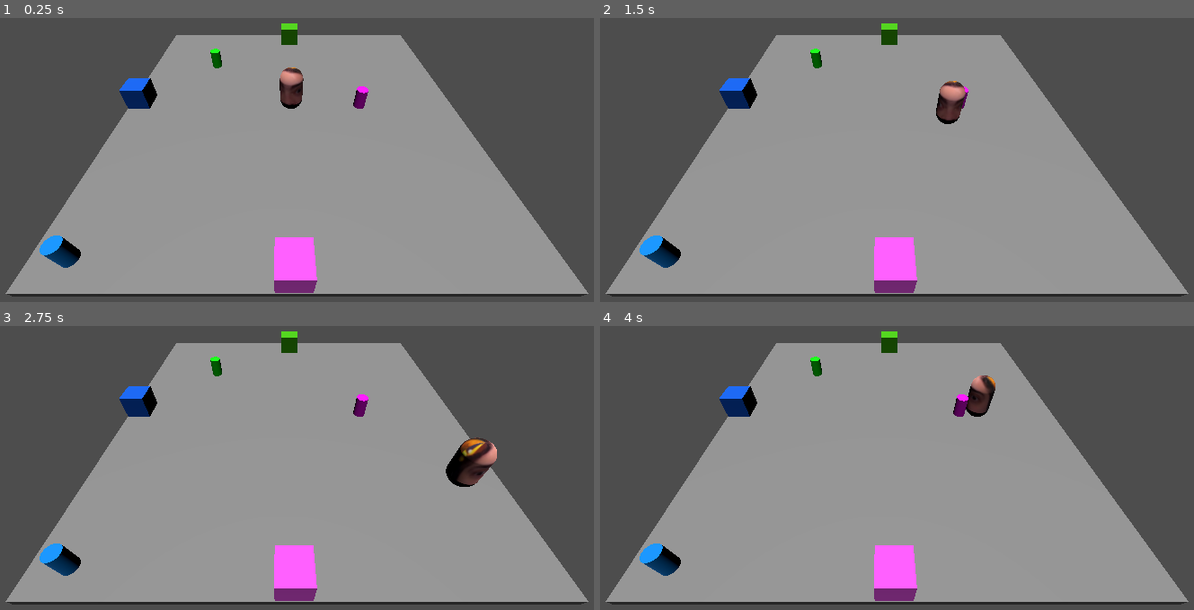
Above: before the commit, frames 1-4 (two rows, left to right).
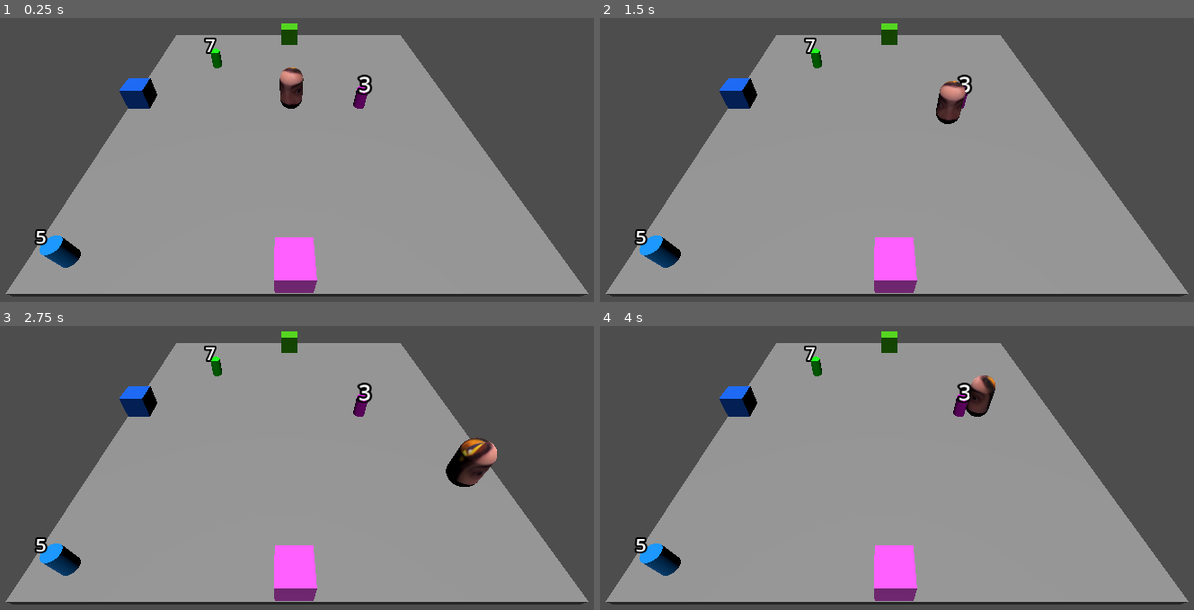
Above: after the commit, the same moments.

Repository: perilao/Project_Peleja
Game: Godot game, scene res://Scenes/level1.tscn
Same seed, same stepped clock (60 frames per second), same inputs: the game is played once before the commit and once after it. Before the commit the project has no main scene; this scene is started directly in both runs.
Inputs:
- Up to frame 1 (0.25 s): no input
- Up to frame 2 (1.5 s): tap Enter at 0.5 s; hold Right (ui_right) 0.53-1.28 s; tap Space (ui_grab) at 0.6 s; tap E (ui_interact) at 0.8, 1.35 s; hold Down (ui_down) from 1.28 s (still down)
- Up to frame 3 (2.75 s): tap Space (ui_grab) at 1.55, 2.1 s; release Down (ui_down) at 2.03 s; hold Right (ui_right) from 2.03 s (still down); tap E (ui_interact) at 2.3 s
- Up to frame 4 (4 s): release Right (ui_right) at 2.78 s; hold Up (ui_up) 2.78-3.53 s; tap E (ui_interact) at 2.85, 3.8 s; tap Space (ui_grab) at 3.05, 3.6 s; hold Left (ui_left) from 3.53 s (still down)

The runs differ from the first frame. In frame 1, 0.3% of the frame differs, in the area x 5-63%, y 6-81%; in frame 2, 0.3%; in frame 3, 0.3%; in frame 4, 0.3%.

Commit message:
commit do contador de item
coloquei um contador de item nos objetos

Diff:
--- a/Scenes/level1.tscn
+++ b/Scenes/level1.tscn
@@ -249,7 +249,14 @@
 lock_rotation = true
 freeze = true
 script = ExtResource("4_lyd6k")
-item_type = "baixo"
+
+[node name="Label3D" type="Label3D" parent="Itens/Item1/item1_rb" unique_id=952430070]
+transform = Transform3D(1, 0, 0, 0, 1, 0, 0, 0, 1, 3.1774085, 0.20284319, 0)
+top_level = true
+pixel_size = 0.03
+offset = Vector2(0, 2)
+billboard = 1
+text = "3"
 
 [node name="meshitem1" type="MeshInstance3D" parent="Itens/Item1/item1_rb" unique_id=89069681 groups=["pickable"]]
 unique_name_in_owner = true
@@ -282,7 +289,15 @@
 lock_rotation = true
 freeze = true
 script = ExtResource("4_lyd6k")
-item_type = "cima"
+uses = 7
+
+[node name="Label3D" type="Label3D" parent="Itens/Item2/item2_rb" unique_id=55412237]
+transform = Transform3D(0.99999964, 0, -0.0008726645, 0, 1, 0, 0.0008726645, 0, 0.99999964, -4.2360106, 0.20953095, -3.5452728)
+top_level = true
+pixel_size = 0.03
+offset = Vector2(0, 2)
+billboard = 1
+text = "7"
 
 [node name="meshitem2" type="MeshInstance3D" parent="Itens/Item2/item2_rb" unique_id=1475696613 groups=["pickable"]]
 unique_name_in_owner = true
@@ -315,7 +330,15 @@
 lock_rotation = true
 freeze = true
 script = ExtResource("4_lyd6k")
-item_type = "lado"
+uses = 5
+
+[node name="Label3D" type="Label3D" parent="Itens/Item3/item3_rb" unique_id=431487255]
+transform = Transform3D(0.5, 0, 0, 0, 0.45, 0, 0, 0, 0.5, -6.2889237, 0.39683145, 6.6562176)
+top_level = true
+pixel_size = 0.03
+offset = Vector2(0, 2)
+billboard = 1
+text = "5"
 
 [node name="meshitem3" type="MeshInstance3D" parent="Itens/Item3/item3_rb" unique_id=1410532934 groups=["pickable"]]
 unique_name_in_owner = true
--- a/Scripts/ItemStock.gd
+++ b/Scripts/ItemStock.gd
@@ -1,3 +1,30 @@
 extends RigidBody3D
 
 @export var item_type: String = ""
+@export var uses: int = 3
+
+@onready var label: Label3D = get_node_or_null("Label3D")
+
+
+func _ready():
+	update_label()
+
+
+func use_item():
+	if uses <= 0:
+		return
+
+	uses -= 1
+	update_label()
+
+	print("Usos:", uses)
+
+	if uses <= 0:
+		#não destrói imediatamente
+		await get_tree().process_frame
+		queue_free()
+
+
+func update_label():
+	if label != null:
+		label.text = str(uses)
--- a/Scripts/PlayerMovement.gd
+++ b/Scripts/PlayerMovement.gd
@@ -1,65 +1,103 @@
 extends CharacterBody3D
-#VARIAVEIS
+
+# VARIAVEIS
 @export var SPEED = 5.0
 @export var ROTATION_SPEED = 10.0
+
 @onready var player_raycast: RayCast3D = $Look
 @onready var hand: Node3D = $Hand
+@onready var player_area: Area3D = $Area3DPlayer
+
 var hold_object: Node3D = null
 var original_layer = 1
 var player_has_item = false
 var original_position: Vector3
 var original_rotation: Vector3
-@onready var player_area: Area3D = $Area3DPlayer
-
 
 
 func _physics_process(delta: float) -> void:
-#GRAVIDADE
+
+	# GRAVIDADE
 	if not is_on_floor():
 		velocity += get_gravity() * delta
-#INPUT E DIRECAO
+
+	# INPUT E DIREÇÃO
 	var input_dir := Input.get_vector("ui_left", "ui_right", "ui_up", "ui_down")
 	var direction := Vector3(input_dir.x, 0, input_dir.y).normalized()
-#MOVIMENTACAO
+
+	# MOVIMENTAÇÃO
 	if direction.length() > 0:
 		velocity.x = direction.x * SPEED
 		velocity.z = direction.z * SPEED
-#ROTACAO
+
+		# ROTAÇÃO
 		var target_angle = atan2(direction.x, direction.z)
 		rotation.y = lerp_angle(rotation.y, target_angle, ROTATION_SPEED * delta)
 	else:
 		velocity.x = move_toward(velocity.x, 0, SPEED)
 		velocity.z = move_toward(velocity.z, 0, SPEED)
-#SEGURAR/SOLTAR OBJECTO
+
+	# INTERAÇÃO (GRAB OU COLETA)
+	if Input.is_action_just_pressed("ui_grab"):
+
+		# SE ESTÁ SEGURANDO → SOLTA
+		if hold_object:
+			release_object()
+
+		# SE NÃO ESTÁ SEGURANDO → TENTA INTERAGIR
+		else:
+			if player_raycast.is_colliding():
+				var object = player_raycast.get_collider()
+
+				if object.is_in_group("pickable"):
+					grab_object(object)
+
+	# SEGURAR OBJETO NA MÃO
 	if hold_object:
 		hold_object.global_position = hand.global_position
 		hold_object.global_rotation = hand.global_rotation
-		if Input.is_action_just_pressed("ui_grab"):
-			release_object()
-	else:
-		if player_raycast.is_colliding():
-			var object = player_raycast.get_collider()
-			if object.is_in_group("pickable"):
-				if Input.is_action_just_pressed("ui_grab"):
-					grab_object(object)
+
 	move_and_slide()
 
+
+# =========================
+# SISTEMA DE GRAB (INALTERADO)
+# =========================
 func grab_object(obj):
 	hold_object = obj
 	original_position = hold_object.global_position
 	original_rotation = hold_object.global_rotation
 	original_layer = obj.collision_layer
 	obj.collision_layer = 2
+
+	# AQUI VOLTA A DIMINUIR O CONTADOR
+	if obj.has_method("use_item"):
+		obj.use_item()
+
 	if hold_object is RigidBody3D:
 		hold_object.freeze = true
-		player_has_item = true
+
+	player_has_item = true
+
 
 func release_object():
 	if hold_object:
 		hold_object.global_position = original_position
 		hold_object.global_rotation = original_rotation
 		hold_object.collision_layer = original_layer
+
 		if hold_object is RigidBody3D:
 			hold_object.freeze = false
-			player_has_item = false
+
+		player_has_item = false
 		hold_object = null
+
+
+# =========================
+# SISTEMA DE COLETA (NOVO)
+# =========================
+func collect_item(obj):
+	print("Item coletado!")
+
+	# aqui depois você pode adicionar contador
+	obj.queue_free()
--- a/project.godot
+++ b/project.godot
@@ -16,6 +16,7 @@
 [application]
 
 config/name="Projeto Terceiro Periodo - Peleja"
+run/main_scene="uid://bty36mo4in5rp"
 config/features=PackedStringArray("4.6", "Forward Plus")
 boot_splash/image="uid://b4pkv27bvh6pe"
 config/icon="res://icon.svg"
